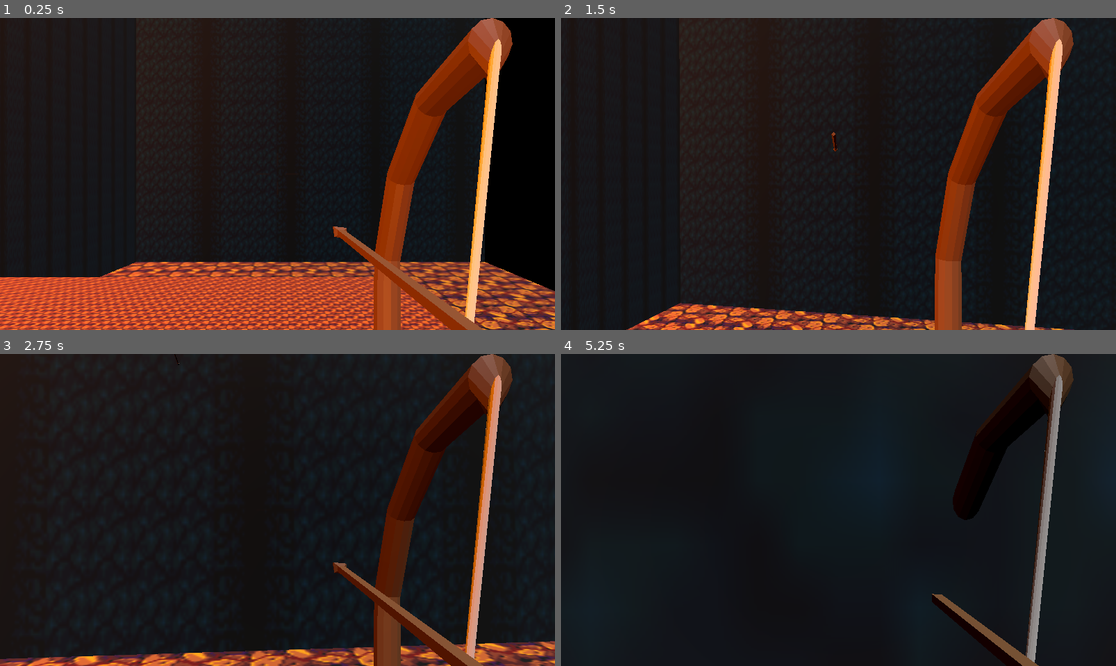
Above: before the commit, frames 1-4 (two rows, left to right).
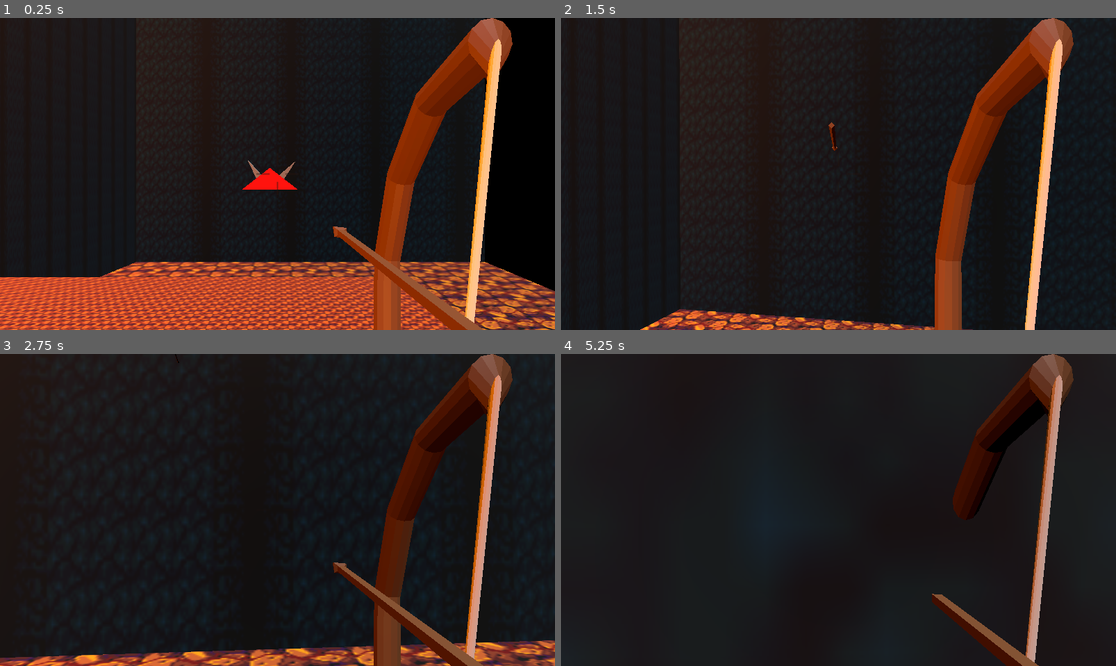
Above: after the commit, the same moments.

Repository: GmacktheGummy/escapebloodskullplanet
Game: Godot game, scene res://testscn.tscn
Two runs of this game, one before a commit and one after it. Both use one fixed random seed, a clock stepped at 60 frames per second and the inputs below.
Inputs (mouse positions are in pixels of both pictures, inside the frame that each line leads up to):
- Up to frame 1 (0.25 s): no input
- Up to frame 2 (1.5 s): move the mouse to (866, 174) at 0.52 s; hold W (forward) from 0.53 s (still down); tap Space (jump) at 0.6, 0.77, 1.07 s; move the mouse to (810, 174) at 1.27 s; click (810, 174) at 1.35 s
- Up to frame 3 (2.75 s): keep holding W (forward); tap Space (jump) at 1.52, 1.55, 1.82, 2.3 s; move the mouse to (288, 503) at 2.02 s; hold Shift (sprint) from 2.03 s (still down)
- Up to frame 4 (5.25 s): keep holding W (forward); move the mouse to (832, 516) at 2.77 s; release Shift (sprint) at 2.78 s; tap Space (jump) at 2.85, 3.02, 3.32, 3.77, 3.8, 4.07, 4.52, 4.55, 4.82, 5.1 s; move the mouse to (877, 513) at 3.52 s; press the mouse at (877, 513) at 3.53 s; move the mouse to (794, 506) at 4.27 s; release the mouse at (794, 506) at 4.28 s; tap Shift (sprint) at 4.35 s; move the mouse to (844, 510) at 5.02 s

The runs differ from the first frame. In frame 1, 0.4% of the frame differs, in the area x 43-54%, y 45-56%; in frame 2, 3.0%; in frame 3, 2.4%; in frame 4, 4.9%, in the area x 36-91%, y 0-100%.

Commit message:
starting on enemy AI, tweaking arrow physics, adding a double jump

Diff:
--- a/Source/Entities/Arrow/ArrowBehavior.gd
+++ b/Source/Entities/Arrow/ArrowBehavior.gd
@@ -3,7 +3,7 @@
 @onready var collider = $ColliderShape;
 
 # Minimum speed of the mob in meters per second.
-@export var min_speed = 5
+@export var min_speed = 2
 # Maximum speed of the mob in meters per second.
 @export var max_speed = 40
 
@@ -18,7 +18,7 @@
 	rotate_y(arrow_rot.y)
 	rotate_z(arrow_rot.z)
 	# We calculate the strength of the shot
-	var random_speed = ((max_speed-min_speed)*(arrow_str*2))
+	var random_speed = ((max_speed-min_speed)*(arrow_str*1.5))
 	# We calculate a forward velocity that represents the speed.
 	velocity = Vector3.FORWARD.rotated(Vector3(1,0,0),arrow_xrot).rotated(Vector3.UP,arrow_rot.y).rotated(Vector3(0,0,1),arrow_zrot) * random_speed
 
--- a/Source/Entities/HurtboxBehavior.gd
+++ b/Source/Entities/HurtboxBehavior.gd
@@ -1,8 +1,8 @@
 class_name HurtboxBehavior
 extends AreaBoxBehavior
 
-@export var max_health = 1;
-@export var curr_health = 1;
+@export var max_health = 5;
+@export var curr_health = 5;
 
 var is_immune_damage = false;
 var is_immune_hits = false;
@@ -30,15 +30,19 @@
 	print("Base hurtbox")
 	if(is_immune_hits):
 		return false;
-	if(attack["launch_direction"] == "same"):
-		pass;
-		print("On get hit");
-		if(owner.has_method("launch")):
-			print("On launch ", attack["launch_angle"], " - ", hitbox.owner.right.rotated(attack["launch_angle"]));
-			owner.launch(hitbox.owner.rotated(deg_to_rad(attack["launch_angle"])) * attack["launch_force"]);
-
-
+#	if(attack["launch_direction"] == "same"):
+#		pass;
+#		print("On get hit");
+#		if(owner.has_method("launch")):
+#			print("On launch ", attack["launch_angle"], " - ", hitbox.owner.right.rotated(attack["launch_angle"]));
+#			owner.launch(hitbox.owner.rotated(deg_to_rad(attack["launch_angle"])) * attack["launch_force"]);
+	hurt(1);
+	if (curr_health<=0):
+		queue_free();
+	else:
+		print("took damage!")
 	return true;
 
 func on_death():
-	pass;
+	print("deaded!");
+	get_parent_node_3d().queue_free();
--- a/Source/Entities/Player/player.gd
+++ b/Source/Entities/Player/player.gd
@@ -2,7 +2,7 @@
 
 var gravity = ProjectSettings.get_setting("physics/3d/default_gravity")
 @export var speed = 3
-@export var jump_speed = 14
+@export var jump_speed = 12
 @export var mouse_sensitivity = 0.002
 @export var controller_sensitivity=0.002
 @export var canShoot = 1
@@ -26,6 +26,7 @@
 var is_moving = false;
 var is_sprinting : bool = false;
 var max_sprint_speed = speed*2;
+var doublejump = 0;
 var total_velocity_in_frame : Vector3 = Vector3.ZERO;
 var last_input : Vector2;
 var curr_input : Vector2;
@@ -77,6 +78,8 @@
 
 	if(!is_grounded):
 		velocity.y += -gravity * delta
+	if(is_grounded):
+		doublejump=0;
 
 	last_input = curr_input;
 	curr_input = Vector2(Input.get_axis("left", "right"), Input.get_axis("forward", "back"));
@@ -93,8 +96,14 @@
 	else:
 		is_moving = false;
 
-	if is_grounded and Input.is_action_just_pressed("jump"):
-		total_velocity_in_frame.y = jump_speed
+	if Input.is_action_just_pressed("jump") and doublejump!=2:
+		if (doublejump==0):
+			total_velocity_in_frame.y = jump_speed;
+		else:
+			velocity.y = 0;
+			total_velocity_in_frame.y = jump_speed/2;
+		doublejump+=1;
+
 	if current_equip==1:
 		#Animation of restringing a new arrow
 		if canShoot==0:
--- a/Source/Entities/Player/player.tscn
+++ b/Source/Entities/Player/player.tscn
@@ -17,7 +17,6 @@
 [node name="Player" type="CharacterBody3D"]
 collision_layer = 4
 script = ExtResource("1_51y55")
-speed = 5
 
 [node name="body_collision" type="CollisionShape3D" parent="."]
 transform = Transform3D(1, 0, 0, 0, 1, 0, 0, 0, 1, 0, 1, 0)
--- a/e_ladybug.gd
+++ b/e_ladybug.gd
@@ -1,14 +1,9 @@
-extends RigidBody3D
+extends TriggerObject
 
-@export var totalhp = 5
-var hp
-var state
+var gravity = ProjectSettings.get_setting("physics/3d/default_gravity")
+@export var speed = 3
+@onready var hurtbox : HurtboxBehavior = $Hurtbox;
 
-# Called when the node enters the scene tree for the first time.
-func _ready():
-	pass # Replace with function body.
-
-
-# Called every frame. 'delta' is the elapsed time since the previous frame.
-func _process(delta):
-	pass
+func _on_hurtbox_switch_hit():
+	#Activate the actual Trigger object
+	on_trigger();
--- a/e_ladybug.tscn
+++ b/e_ladybug.tscn
@@ -1,6 +1,7 @@
-[gd_scene load_steps=5 format=3 uid="uid://btbowfaol1dqi"]
+[gd_scene load_steps=6 format=3 uid="uid://btbowfaol1dqi"]
 
 [ext_resource type="Script" path="res://e_ladybug.gd" id="1_tbqc0"]
+[ext_resource type="Script" path="res://Source/Entities/HurtboxBehavior.gd" id="2_2e528"]
 
 [sub_resource type="StandardMaterial3D" id="StandardMaterial3D_w80b3"]
 albedo_color = Color(0.968627, 0, 0, 1)
@@ -11,25 +12,32 @@
 size = Vector3(2.09969, 0.52847, 2.53288)
 
 [node name="e_ladybug" type="RigidBody3D"]
-collision_layer = 63
-collision_mask = 8
+collision_layer = 10
+collision_mask = 53
 script = ExtResource("1_tbqc0")
 
-[node name="body" type="MeshInstance3D" parent="."]
+[node name="Mesh" type="MeshInstance3D" parent="."]
 transform = Transform3D(2.3828, 0, 0, 0, 0.925186, 0, 0, 0, 2.58826, 0, 0.455123, 0)
 material_override = SubResource("StandardMaterial3D_w80b3")
 mesh = SubResource("PrismMesh_0gjqr")
 
-[node name="antenae1" type="MeshInstance3D" parent="body"]
+[node name="antenae1" type="MeshInstance3D" parent="Mesh"]
 transform = Transform3D(0.0946052, -0.215878, 0, 0.162983, 0.831188, 0, 0, 0, 0.165388, -0.287944, 0.435311, 0.391665)
 mesh = SubResource("PrismMesh_0gjqr")
 skeleton = NodePath("../..")
 
-[node name="antenae2" type="MeshInstance3D" parent="body"]
+[node name="antenae2" type="MeshInstance3D" parent="Mesh"]
 transform = Transform3D(0.0856118, 0.255861, 0, -0.193169, 0.752174, 0, 0, 0, 0.165388, 0.330853, 0.435311, 0.406901)
 mesh = SubResource("PrismMesh_0gjqr")
 skeleton = NodePath("../..")
 
-[node name="CollisionShape3D" type="CollisionShape3D" parent="."]
+[node name="collider" type="CollisionShape3D" parent="."]
 transform = Transform3D(1, 0, 0, 0, 1, 0, 0, 0, 1, 0, 0.272793, 0)
 shape = SubResource("BoxShape3D_5yhcs")
+
+[node name="Hurtbox" type="Area3D" parent="."]
+script = ExtResource("2_2e528")
+
+[node name="Shape" type="CollisionShape3D" parent="Hurtbox"]
+transform = Transform3D(1, 0, 0, 0, 1, 0, 0, 0, 1, 0, 0.272793, 0)
+shape = SubResource("BoxShape3D_5yhcs")
--- a/testscn.tscn
+++ b/testscn.tscn
@@ -6,6 +6,7 @@
 [ext_resource type="Texture2D" uid="uid://rh4x1lfs6veb" path="res://Assets/tx_rockred.png" id="3_dld1w"]
 [ext_resource type="PackedScene" uid="uid://c4dpcnypeb4x7" path="res://Prefabs/triggerable_bridge.tscn" id="5_s6yyd"]
 [ext_resource type="PackedScene" uid="uid://dbgmtnb228diu" path="res://Prefabs/basic_arrow_switch.tscn" id="7_8a3dt"]
+[ext_resource type="PackedScene" uid="uid://btbowfaol1dqi" path="res://e_ladybug.tscn" id="7_h44o3"]
 
 [sub_resource type="StandardMaterial3D" id="StandardMaterial3D_nyqxu"]
 albedo_texture = ExtResource("2_3gfm2")
@@ -26,8 +27,6 @@
 
 [node name="Player" parent="." groups=["current_level"] instance=ExtResource("1_10ces")]
 transform = Transform3D(1, 0, 0, 0, 1, 0, 0, 0, 1, -5.81182, 6.12145, 8.01389)
-speed = 3
-jump_speed = 12
 
 [node name="wall" type="StaticBody3D" parent="."]
 transform = Transform3D(5.2655, 0, 0, 0, 33.1693, 0, 0, 0, 0.0132856, -34.3278, 4.23766, -10.4106)
@@ -182,4 +181,7 @@
 transform = Transform3D(0.421258, 0, 0.906941, 0, 1, 0, -0.906941, 0, 0.421258, -20.076, 16.6507, 11.9689)
 objects_to_trigger = [NodePath("../Bridge")]
 
+[node name="e_ladybug" parent="." instance=ExtResource("7_h44o3")]
+transform = Transform3D(1, 0, 0, 0, 1, 0, 0, 0, 1, -6.18452, 6.84769, -3.57212)
+
 [connection signal="shootArrow" from="Player" to="." method="_on_player_shoot_arrow"]
Not shown: 1 places in testscn.tscn that only renumber resources
